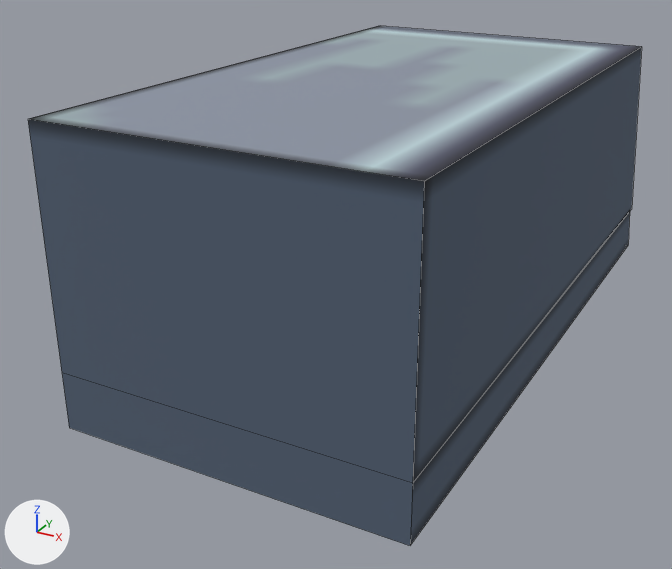
A saved change to the OBJ model resources/generated/locomotives/electronic/ss8/models/block/ss8/ss8_carport_ad.obj.
One viewpoint serves both versions: a 50 mm camera at (1.24, -2.645, 1.014) aimed at (0.265, -0.872, 0.128). The lights are fixed; the arrows at lower left show +X, +Y and +Z. Mesh edges are drawn as thin lines. Where no turn or scale is listed for an object, it has been applied to the vertices.

Objects in the first picture: 'cube_selection_selection_selection_selection_selection_selection'.
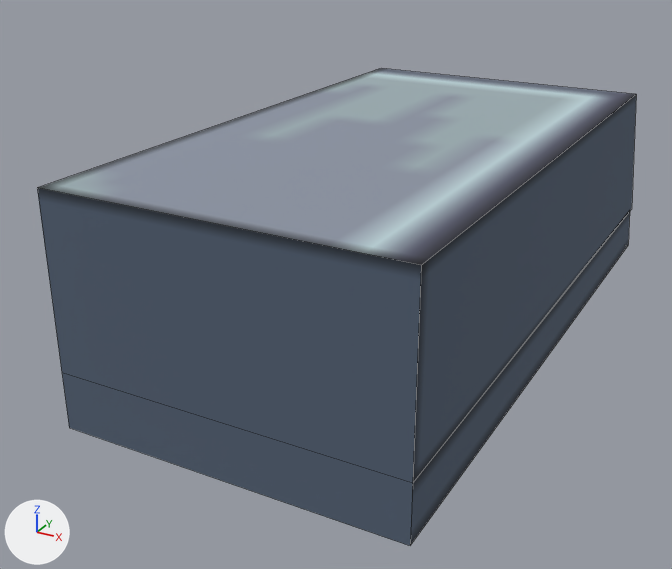
The change, as a diff of the scene's bpy script:
```diff
--- a/resources/generated/locomotives/electronic/ss8/models/block/ss8/ss8_carport_ad.obj.py
+++ b/resources/generated/locomotives/electronic/ss8/models/block/ss8/ss8_carport_ad.obj.py
@@ me_cube_selection_selection_selection_selection_selection_selection @@
 # used by ob_cube_selection_selection_selection_selection_selection_selection; location = (0.0, 0.0, 0.0)
 # verts and faces of me_cube_selection_selection_selection_selection_selection_selection; kept vertices keep their numbers, new ones are numbered from 16
 # before: 0 (0.75, -1.5, 0.63) at pixel (424, 181), 1 (0.75, -0.12, 0.61) at pixel (641, 46), 4 (0.0, -0.12, 0.61) at pixel (380, 25), 6 (0.0, -1.5, 0.63) at pixel (27, 119), 12 (0.75, -0.12, 0.61) at pixel (641, 46)
 # before: 14 (0.0, -0.12, 0.61) at pixel (380, 25)
-me_cube_selection_selection_selection_selection_selection_selection.from_pydata(...)  # 16 vertices, 11 faces; spans x 0.0..0.75, y -1.5..0.06, z 0.0..0.63
+me_cube_selection_selection_selection_selection_selection_selection.from_pydata(...)  # 14 vertices, 11 faces; spans x 0.0..0.75, y -1.5..0.06, z 0.0..0.5
+# me_cube_selection_selection_selection_selection_selection_selection part 1
+delete_vertices([1, 4])  # with the faces that use them
+verts[0] = (0.75, -1.5, 0.5)  # moved, pixel (421, 265)
+verts[6] = (0.0, -1.5, 0.5)  # moved, pixel (37, 187)
+verts[12] = (0.75, -0.11, 0.49)  # moved, pixel (636, 94)
+verts[14] = (0.0, -0.11, 0.49)  # moved, pixel (381, 68)
+faces += [(0, 12, 14, 6)]
 me_cube_selection_selection_selection_selection_selection_selection.materials.append(mat_m_4509d42e_0396_8f13_6dd2_98808ed39793)
```

Where the change shows, as pixel boxes (x1, y1, x2, y2) in the pictures (672 x 569 px; the box of a moved part takes in the faces that stretch with it):
'cube_selection_selection_selection_selection_selection_selection', reshaped (8% shorter)
    before: (28, 26, 642, 546)
    after: (37, 68, 636, 546)
part 1 of me_cube_selection_selection_selection_selection_selection_selection, moved or reshaped
    before: (28, 26, 642, 376)
    after: (37, 68, 636, 376)
